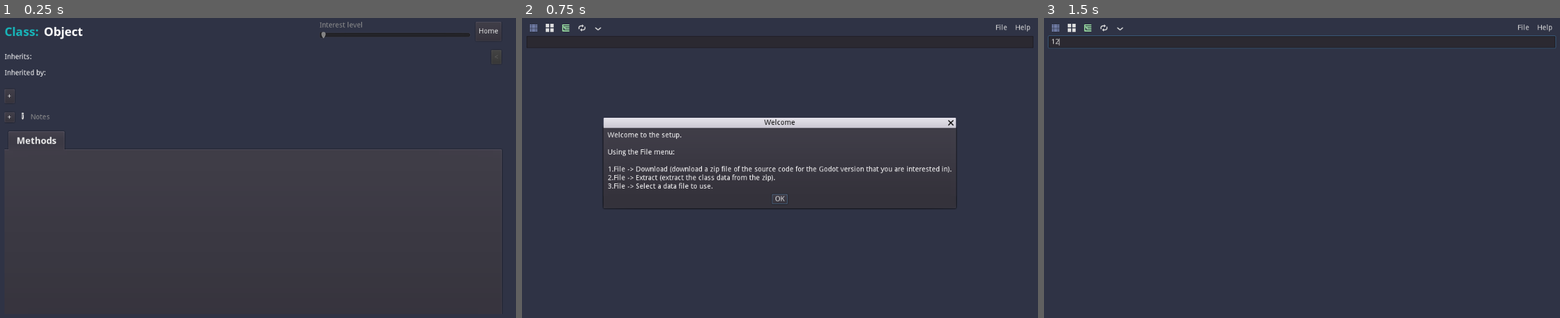
Above: before the commit, frames 1-3 (left to right).
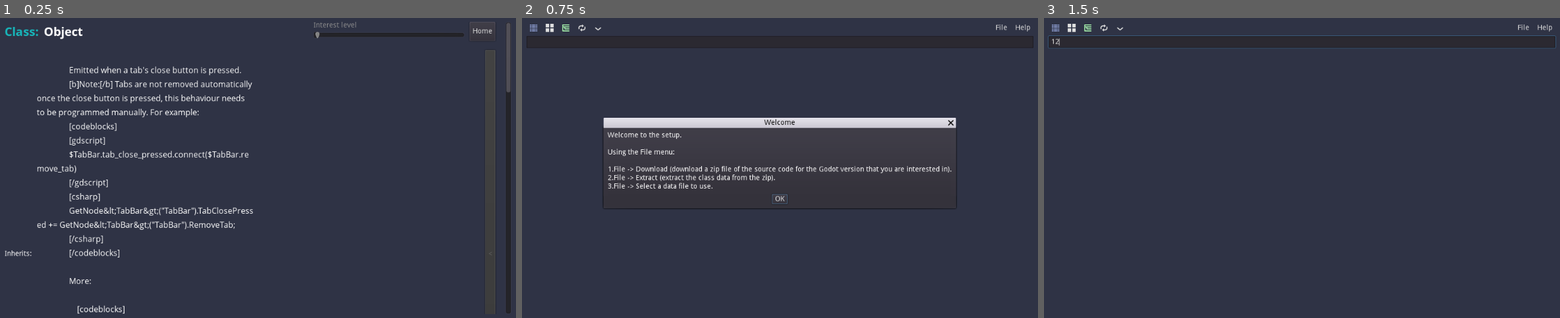
Above: after the commit, the same moments.

Repository: andrew-wilkes/gdscript-class-explorer
Game: Godot game, scene res://ClassDetails.tscn
The game is run twice, just before and just after one commit, with the same random seed, the same clock (stepped at 60 frames per second) and the same inputs. This scene is started directly instead of the project's main scene.
Inputs (mouse positions are in pixels of both pictures, inside the frame that each line leads up to):
- Up to frame 1 (0.25 s): no input
- Up to frame 2 (0.75 s): click "Home" at 0.5 s
- Up to frame 3 (1.5 s): click (1302, 42) at 1.27 s; type "12" at 1.35 s

The runs differ from the first frame. In frame 1, 4.9% of the frame differs, in the area x 0-99%, y 1-99%; in frame 2, nothing differs; in frame 3, nothing differs.
Error in both runs: Invalid get index 'Object' (on base: 'Dictionary'). (res://data.gd:78)

Commit message:
Add parser for codeblocks

Diff:
--- a/src/ContentRichTextLabel.gd
+++ b/src/ContentRichTextLabel.gd
@@ -3,18 +3,24 @@
 class_name RichContent
 
 export(Color) var code_color = Color(255, 155, 0)
+export(Color) var lang_name_color = Color.greenyellow
 
 var links_regex
-var codeblock_regex
-var codeblocks_regex
+var code_block_regex
+var code_blocks_regex
+var code_snippets_regex
 
 func _ready():
 	links_regex = RegEx.new()
 	links_regex.compile("\\[([A-Z][\\w\\d]+|bool|int|float|(\\w+ ([\\w\\d]+)))\\]")
-	codeblock_regex = RegEx.new()
-	codeblock_regex.compile("")
-	codeblocks_regex = RegEx.new()
-	codeblocks_regex.compile("")
+	code_block_regex = RegEx.new()
+	code_block_regex.compile("(?s)\\[codeblock\\](.*?)\\[/codeblock\\]")
+	code_blocks_regex = RegEx.new()
+	code_blocks_regex.compile("(?s)\\[codeblocks\\](.*?)\\[/codeblocks\\]")
+	code_snippets_regex = RegEx.new()
+	code_snippets_regex.compile("(?s)\\[(gdscript|csharp)\\](.*?)\\[/(?:gdscript|csharp)\\]")
+	if get_parent().name == "root":
+		test_parser()
 
 
 func set_content(txt: String):
@@ -28,10 +34,35 @@
 		print("Error parsing bbcode for: " + Data.selected_class)
 
 
+func test_parser():
+	print(parse_codeblocks(text))
+
+
 func parse_codeblocks(txt: String):
 	# Assume single blocks of code are GDScript
+	for result in code_block_regex.search_all(txt):
+		var code_block = result.get_string(0)
+		if code_block.length() > 0:
+			txt = txt.replace(code_block, highlight_code(result.get_string(1)))
+	# Codeblocks
+	# Todo: Syntax highlight.
+	for result in code_blocks_regex.search_all(txt):
+		var code_block = result.get_string(0)
+		if code_block.length() > 0:
+			var new = PoolStringArray([])
+			for block in code_snippets_regex.search_all(code_block):
+				var snippet = block.get_string(0)
+				if snippet.length() > 0:
+					# Add lang name
+					new.append("[color=#" + lang_name_color.to_html(false) + "]" + block.get_string(1) + "[/color]")
+					# Add highlighted code
+					new.append("[code]" + highlight_code(block.get_string(2)) + "[/code]")
+			txt = txt.replace(code_block, new.join("\n"))
 	return txt
 
+
+func highlight_code(code):
+	return "[color=#" + code_color.to_html(false) + "]" + code + "[/color]"
 
 func add_links(txt: String):
 	for result in links_regex.search_all(txt):
--- a/src/ContentRichTextLabel.tscn
+++ b/src/ContentRichTextLabel.tscn
@@ -19,9 +19,8 @@
 font_data = ExtResource( 3 )
 
 [node name="Content" type="RichTextLabel"]
-margin_top = 328.0
 margin_right = 1006.0
-margin_bottom = 356.0
+margin_bottom = 28.0
 focus_mode = 2
 size_flags_horizontal = 3
 custom_constants/line_separation = 5
@@ -30,6 +29,29 @@
 custom_fonts/bold_font = SubResource( 4 )
 custom_fonts/normal_font = SubResource( 5 )
 bbcode_enabled = true
+text = "
+				Emitted when a tab's close button is pressed.
+				[b]Note:[/b] Tabs are not removed automatically once the close button is pressed, this behaviour needs to be programmed manually. For example:
+				[codeblocks]
+				[gdscript]
+				$TabBar.tab_close_pressed.connect($TabBar.remove_tab)
+				[/gdscript]
+				[csharp]
+				GetNode&lt;TabBar&gt;(\"TabBar\").TabClosePressed += GetNode&lt;TabBar&gt;(\"TabBar\").RemoveTab;
+				[/csharp]
+				[/codeblocks]
+
+				More:
+
+					[codeblocks]
+				[gdscript]
+				$TabBar.tab_close_pressed.connect($TabBar.remove_tab)
+				[/gdscript]
+				[csharp]
+				GetNode&lt;TabBar&gt;(\"TabBar\").TabClosePressed += GetNode&lt;TabBar&gt;(\"TabBar\").RemoveTab;
+				[/csharp]
+				[/codeblocks]
+			"
 fit_content_height = true
 selection_enabled = true
 script = ExtResource( 5 )
